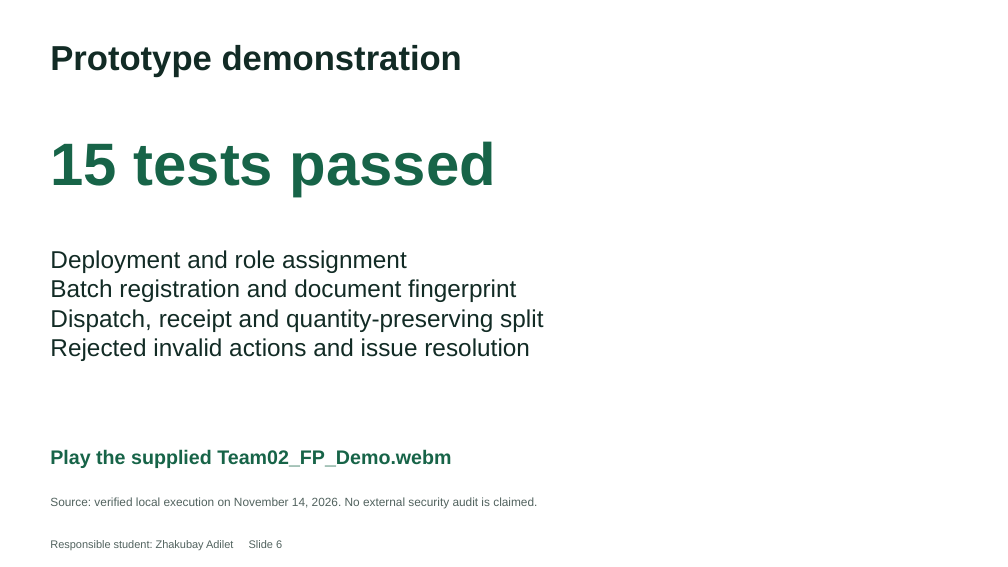
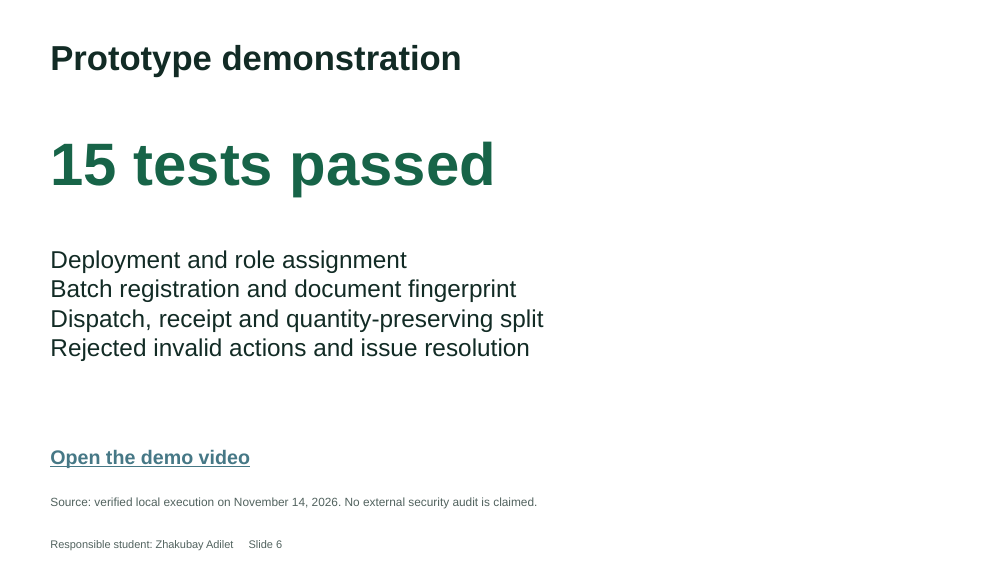
Before and after one commit to janbauyrzhan/AgriChain-Final-Project, a slide deck: slide 6 of deliverables/Team02_FP_Presentation.pptx. Drawn at 1008x567 pixels with LibreOffice and Linux fonts; fonts in the diff are those of the drawing. Boxes give left, top, right and bottom in pixels: in the first picture for what was removed or moved away, otherwise in the second. Text is boxed around its words. In the diff, an @@ line names an element or a change of style, - is before the commit and + after.

Commit message:
Add final edited demo video and link it from submission materials

```diff
--- a/deliverables/Team02_FP_Presentation.pptx
+++ b/deliverables/Team02_FP_Presentation.pptx
@@ text at <box>50,449,250,468</box>: text changed; text colour #176448 to #467886 @@
-Play the supplied Team02_FP_Demo.webm
+Open the demo video
```
Also in this commit, not shown: 1 other slide changed, 6 other files.
